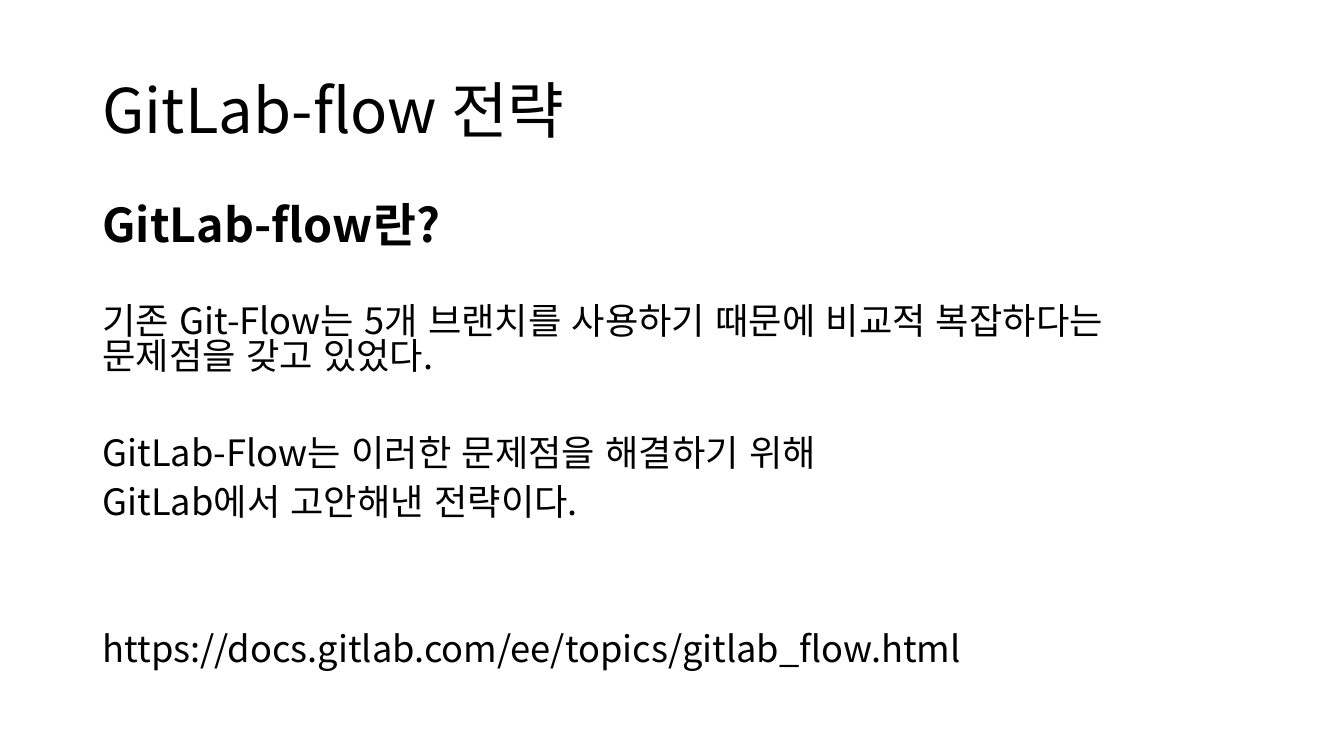
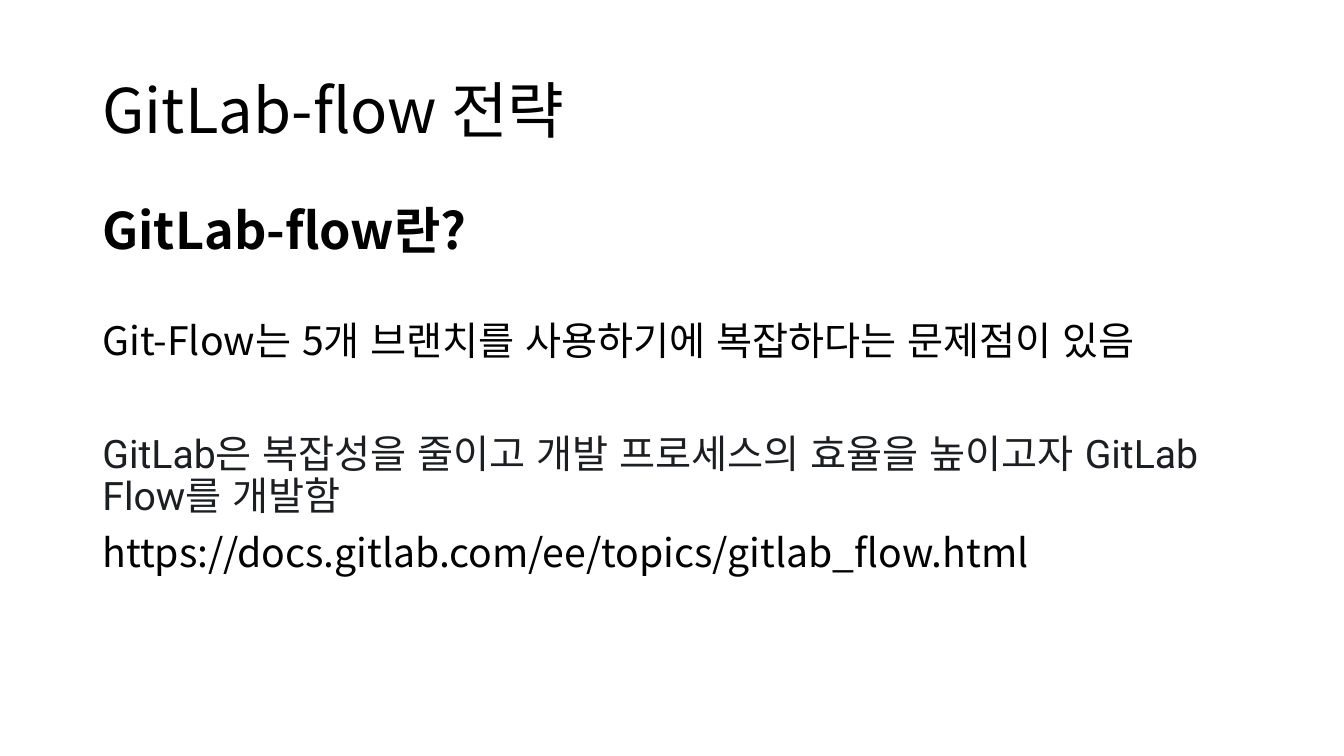
Before and after one commit to Jonghyun99/TIL, a slide deck: slide 7 of ppt/MYSQL 조인쿼리+GitLab.pptx. Drawn at 1344x756 pixels with LibreOffice and Linux fonts; fonts in the diff are those of the drawing. Boxes give left, top, right and bottom in pixels: in the first picture for what was removed or moved away, otherwise in the second. Text is boxed around its words. In the diff, an @@ line names an element or a change of style, - is before the commit and + after.

```diff
--- a/ppt/MYSQL 조인쿼리+GitLab.pptx
+++ b/ppt/MYSQL 조인쿼리+GitLab.pptx
@@ text at [102, 206, 1028, 577]: size 33.3 to 36 pt in "GitLab-flow란?"; size 25.9 to 28 pt in "https://docs.gitlab.com/ee/topics/gitlab_flow.html"; line spacing 0.8 to 0.9 @@
@@ text at [102, 322, 1198, 513]: text changed; size 25.9 to 28 pt; font Noto Sans CJK KR to Roboto; text colour #000000 to #1C1E21 @@
-기존 Git-Flow는 5개 브랜치를 사용하기 때문에 비교적 복잡하다는 문제점을 갖고 있었다.
-GitLab-Flow는 이러한 문제점을 해결하기 위해
-GitLab에서 고안해낸 전략이다.
+Git-Flow는 5개 브랜치를 사용하기에 복잡하다는 문제점이 있음
+GitLab은 복잡성을 줄이고 개발 프로세스의 효율을 높이고자 GitLab Flow를 개발함
```
Also in this commit, not shown: 3 other slides changed.
